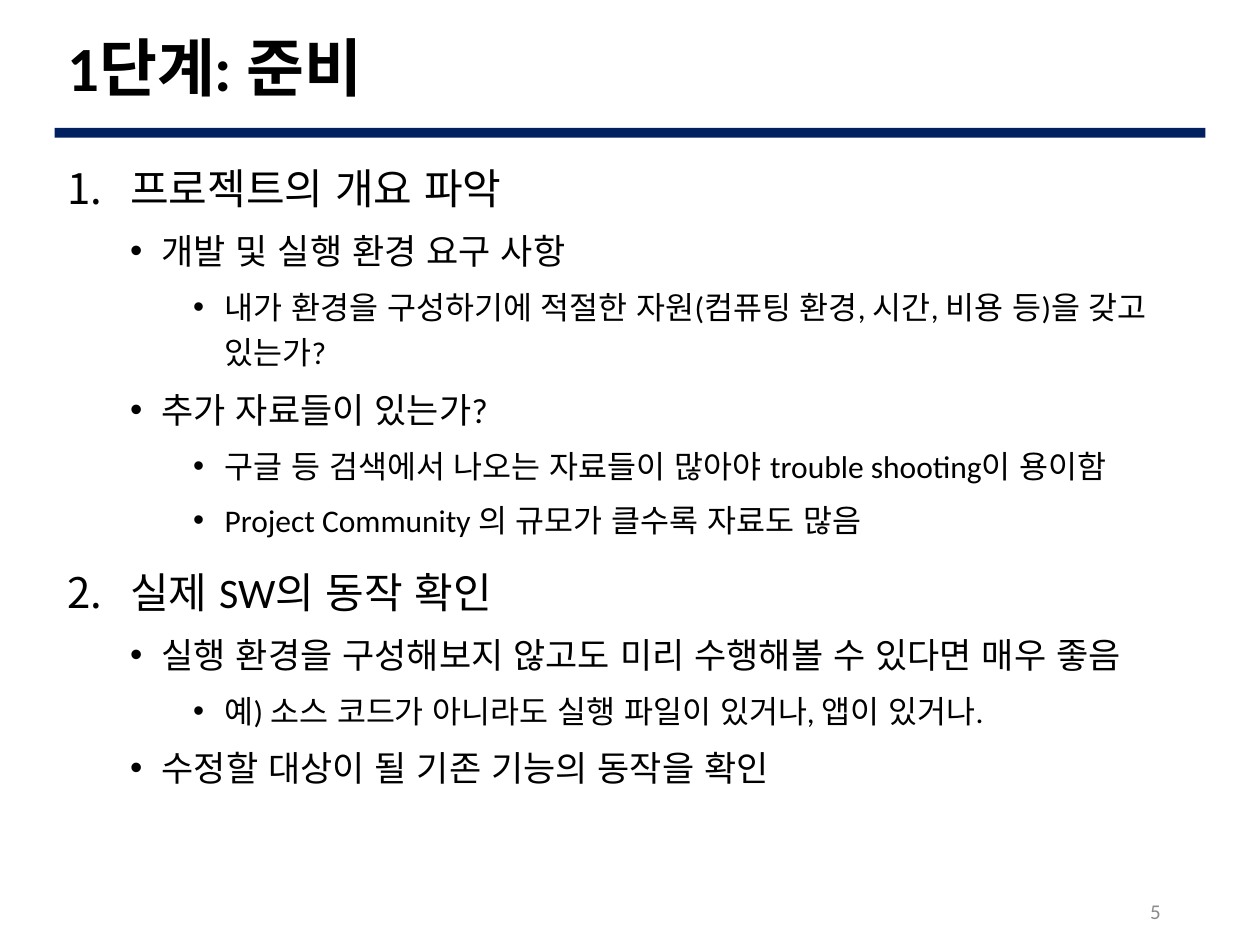
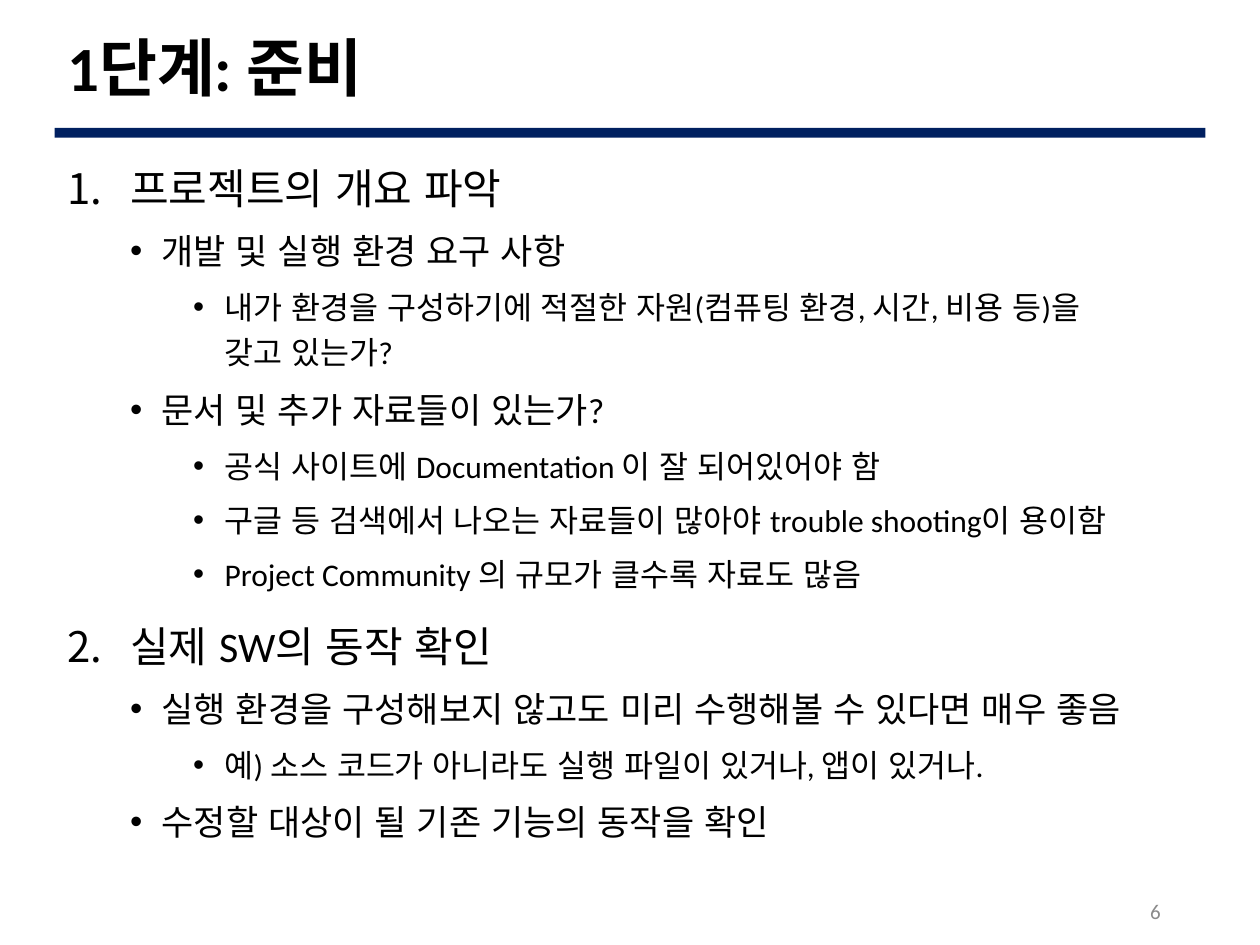
Before and after one commit to JBNU-JEduTools/osscourse, a slide deck: slide 6 of Slides 2020/8. 코드 분석 1.pptx (slide 5 before the commit). Drawn at 1260x945 pixels with LibreOffice and Linux fonts; fonts in the diff are those of the drawing; background and template pictures are left out. Boxes give left, top, right and bottom in pixels: in the first picture for what was removed or moved away, otherwise in the second. Text is boxed around its words. In the diff, an @@ line names an element or a change of style, - is before the commit and + after.

```diff
--- a/Slides 2020/8. 코드 분석 1.pptx
+++ b/Slides 2020/8. 코드 분석 1.pptx
@@ text at [162, 394, 880, 481]: text changed; size 20 to 18 pt @@
-  • 추가 자료들이 있는가?
+  • 문서 및 추가 자료들이 있는가?
+    • 공식 사이트에 Documentation 이 잘 되어있어야 함
@@ page number at [1150, 905, 1161, 919]: text changed @@
-5
+6
```
Also in this commit, not shown: 9 other slides changed, 1 slide added, 1 slide removed, 10 other files.
